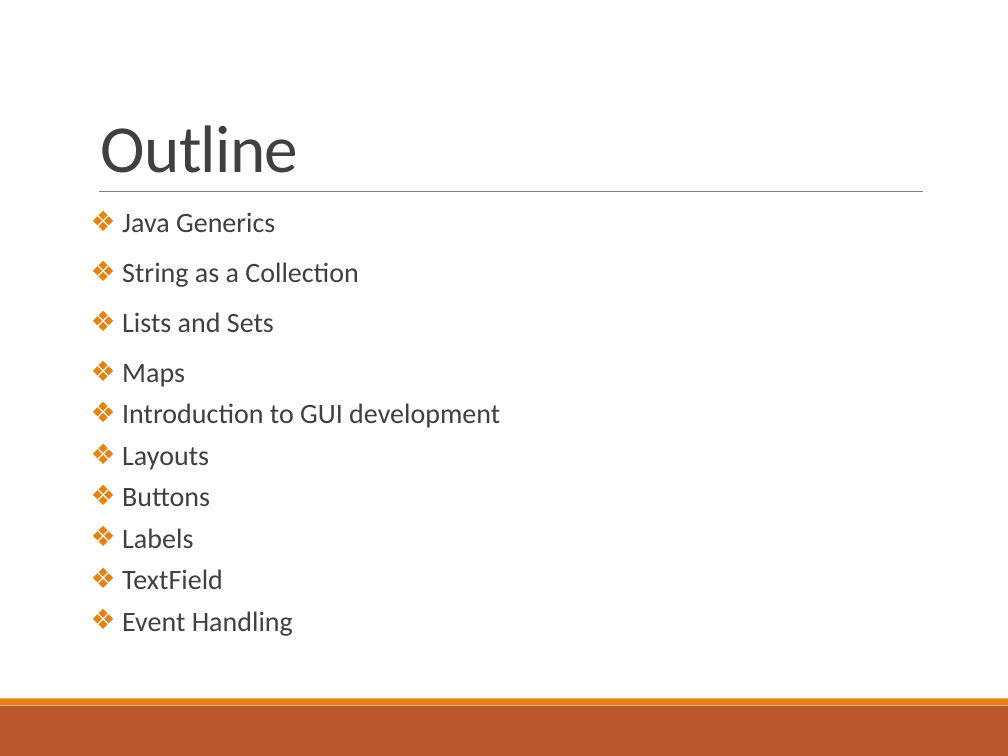
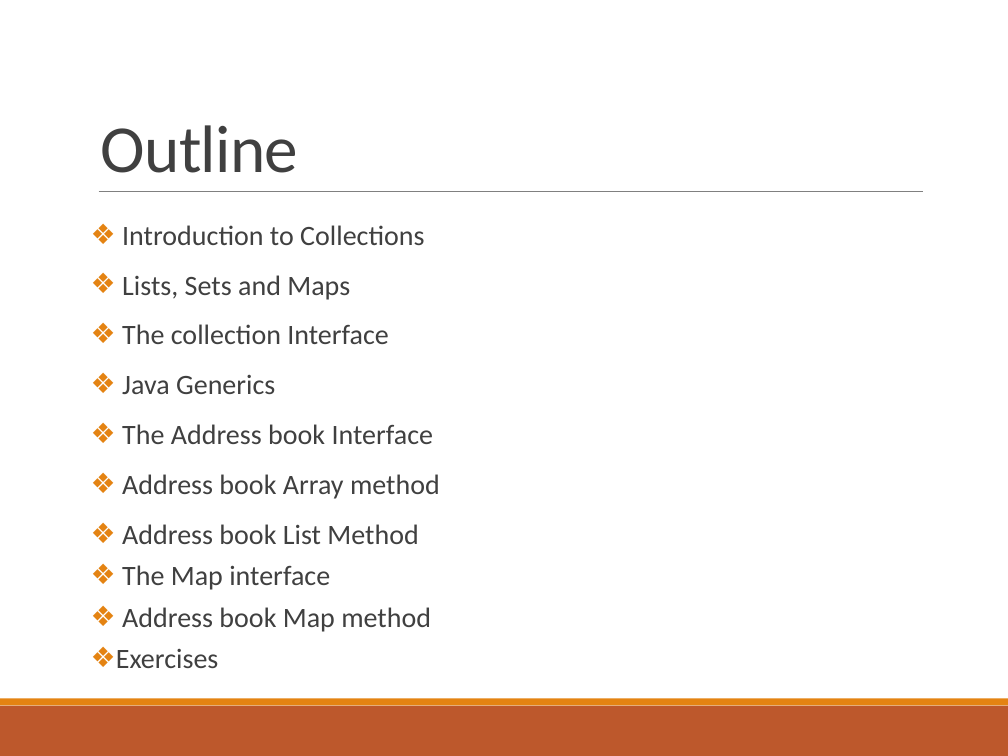
Before and after one commit to deeperj/dillinger, a slide deck: slide 2 of thesis/ukapp2/wqu_isc/sofware_design/Lesson 5 - Java.pptx. Drawn at 1008x756 pixels with LibreOffice and Linux fonts; fonts in the diff are those of the drawing. Boxes give left, top, right and bottom in pixels: in the first picture for what was removed or moved away, otherwise in the second. Text is boxed around its words. In the diff, an @@ line names an element or a change of style, - is before the commit and + after.

Commit message:
java07

```diff
--- a/thesis/ukapp2/wqu_isc/sofware_design/Lesson 5 - Java.pptx
+++ b/thesis/ukapp2/wqu_isc/sofware_design/Lesson 5 - Java.pptx
@@ text "Introduction to Collections": place and size @@
-text "Introduction to Collections" at [122,213,500,636]
+text "Introduction to Collections" at [116,225,440,668]
@@ text at [122,225,424,344]: paragraphs added @@
+❖ Introduction to Collections
+❖ Lists, Sets and Maps
+❖ The collection Interface
@@ text at [116,424,440,668]: text changed @@
-❖ String as a Collection
-❖ Lists and Sets
-❖ Maps
-❖ Introduction to GUI development
-❖ Layouts
-❖ Buttons
-❖ Labels
-❖ TextField
-❖ Event Handling
+❖ The Address book Interface
+❖ Address book Array method
+❖ Address book List Method
+❖ The Map interface
+❖ Address book Map method
+❖ Exercises
```
Also in this commit, not shown: 1 other slide changed, 10 slides added, 3 other files.
